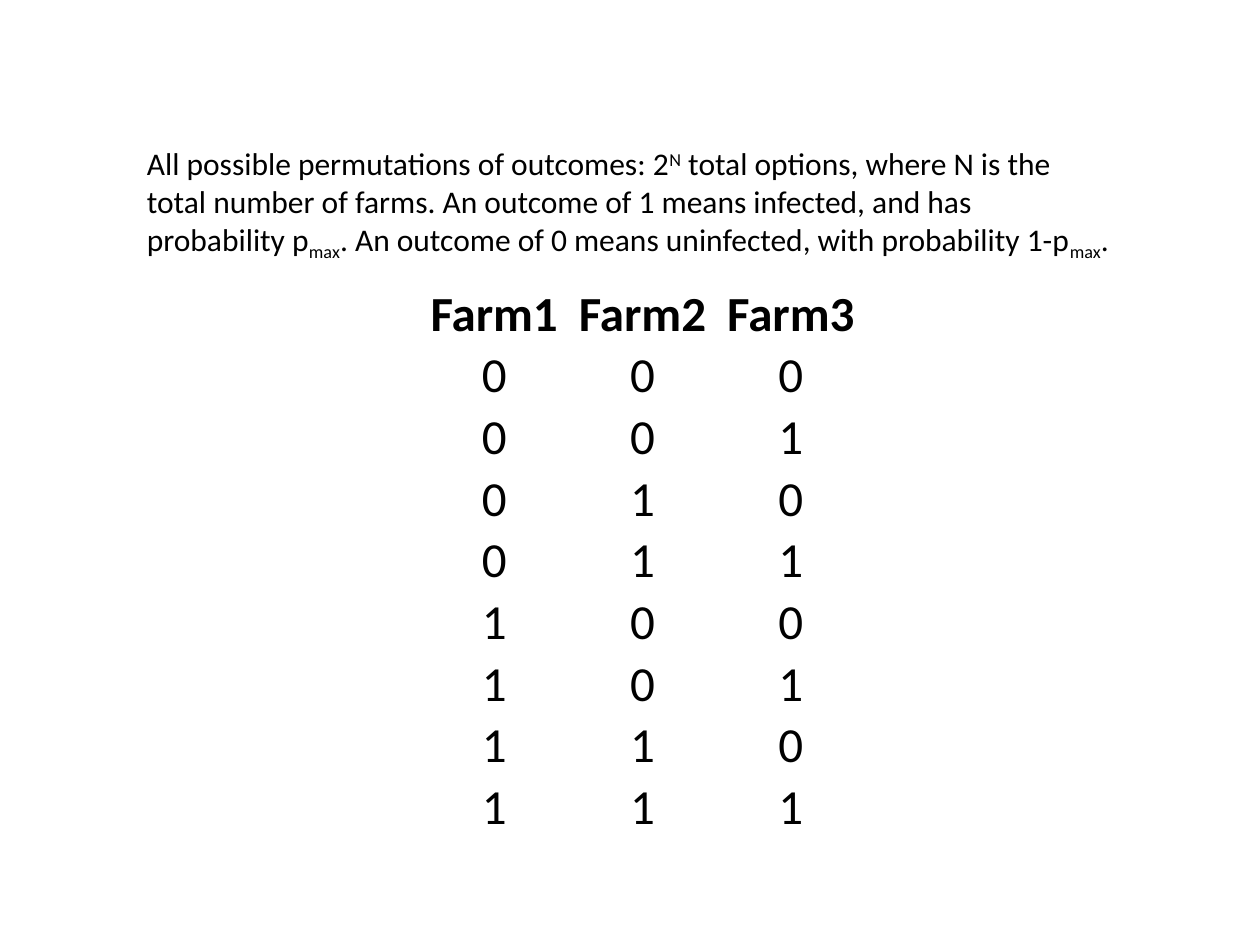
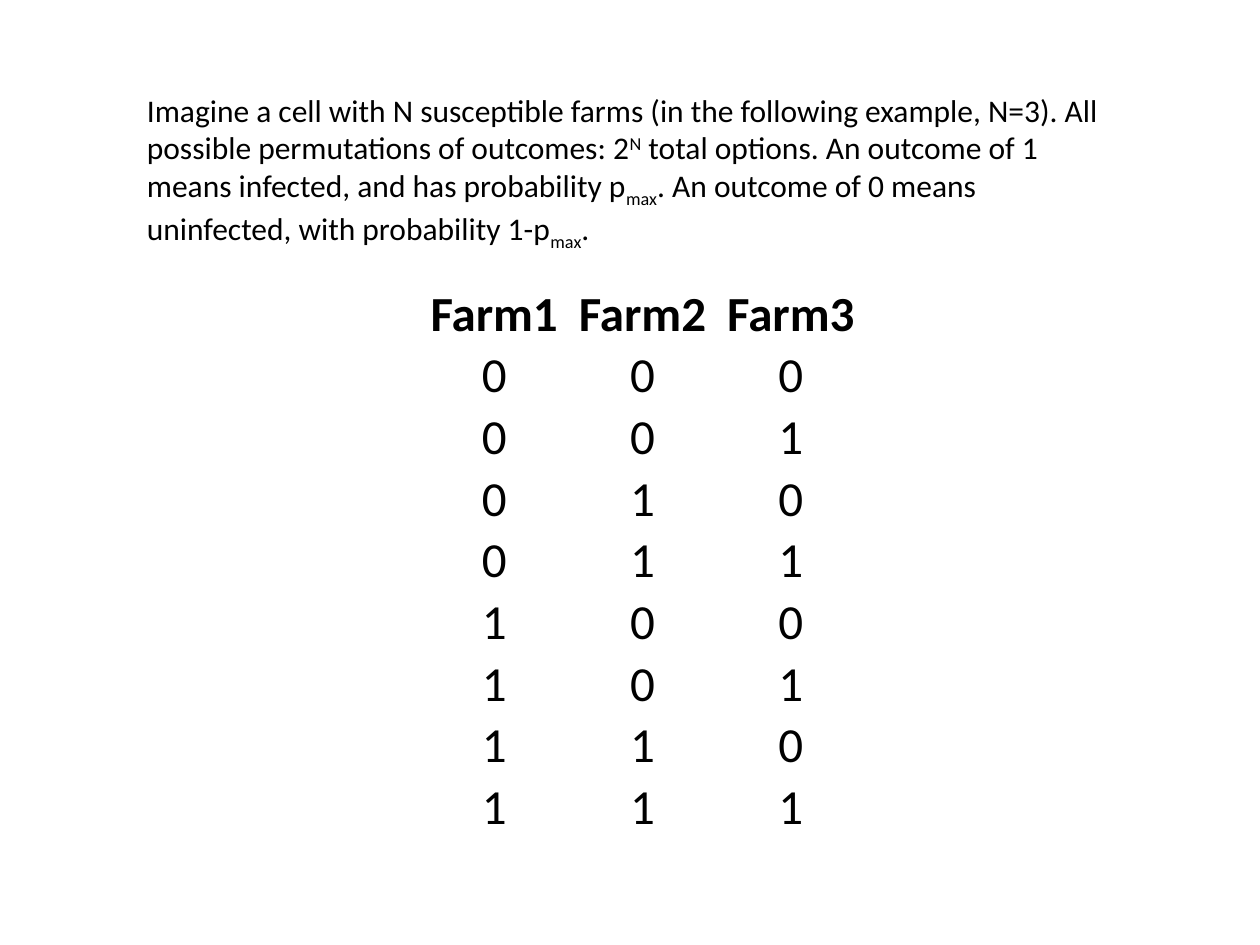
Before and after one commit to webblabb/usdosr, a slide deck: slide 29 of Schematics.pptx. Drawn at 1260x945 pixels with LibreOffice and Linux fonts; fonts in the diff are those of the drawing. Boxes give left, top, right and bottom in pixels: in the first picture for what was removed or moved away, otherwise in the second. Text is boxed around its words. In the diff, an @@ line names an element or a change of style, - is before the commit and + after.

```diff
--- a/Schematics.pptx
+++ b/Schematics.pptx
@@ text at (147, 99, 1098, 245): text changed @@
-All possible permutations of outcomes: 2N total options, where N is the total number of farms. An outcome of 1 means infected, and has probability pmax. An outcome of 0 means uninfected, with probability 1-pmax.
+Imagine a cell with N susceptible farms (in the following example, N=3). All possible permutations of outcomes: 2N total options. An outcome of 1 means infected, and has probability pmax. An outcome of 0 means uninfected, with probability 1-pmax.
```
Also in this commit, not shown: 2 other slides changed, 1 slide removed, 10 other files.
